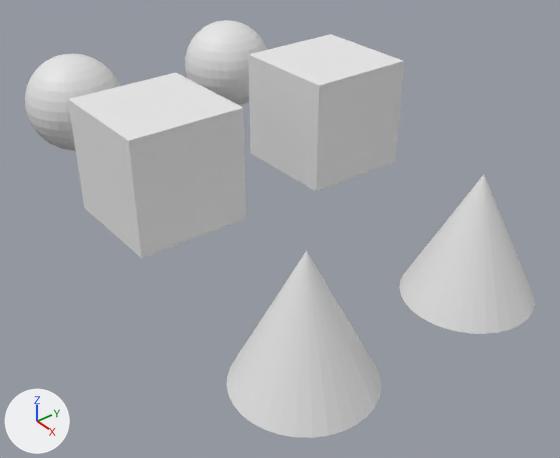
Renders of the Blender file regression_test_suite/scenes/dupligroup-error.blend from each side of a commit.
Camera for both pictures: a camera (50 mm lens) standing at (4.82, -4.24, 2.65) and looking at (0.49, -0.87, -0.68). The axes (+X, +Y, +Z) are drawn at lower left. The lights are the same throughout.
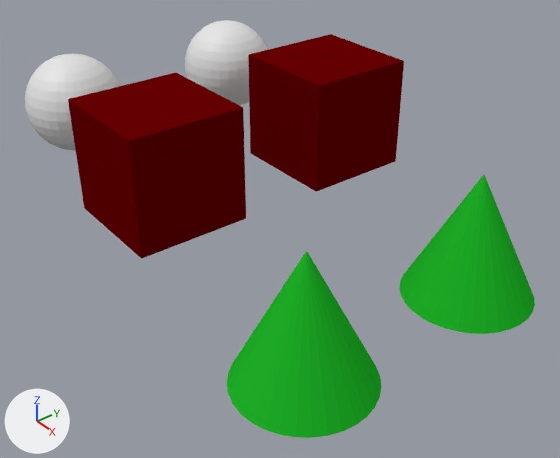
Changed parts and their boxes (x1, y1, x2, y2) in the pictures (560 x 458 px):
```json
{"object": "Group", "change": "recoloured", "before": [58, 73, 381, 438], "after": [58, 73, 381, 438]}
{"object": "Cube", "change": "recoloured", "before": [248, 34, 404, 192], "after": [248, 34, 404, 192], "on screen": "white to red"}
{"object": "Cone", "change": "recoloured", "before": [399, 175, 535, 334], "after": [399, 175, 535, 334], "on screen": "white to green"}
```

Edits to the scene script, one JSON object a line:
```json
{"op": "set", "path": "mat_material.base_color", "old": "(0.8, 0.8, 0.8)", "new": "(0.138, 0.0, 0.000342)", "note": "white #e7e7e7 -> dark red #680001"}
{"op": "add", "block": "mat_material_001", "code": ["mat_material_001 = diffuse_material('Material.001')", "mat_material_001.base_color = (0.0151, 0.487, 0.0229)  # green #21b92a"]}
{"block": "me_cone", "where": "me_cone.from_pydata(...)  # 33 vertices, 33 faces; spans x -0.525..0.525, y -0.525..0.525, z -0.971..0.078"}
{"op": "add", "block": "me_cone", "code": "me_cone.materials.append(mat_material_001)  # green #21b92a"}
```
